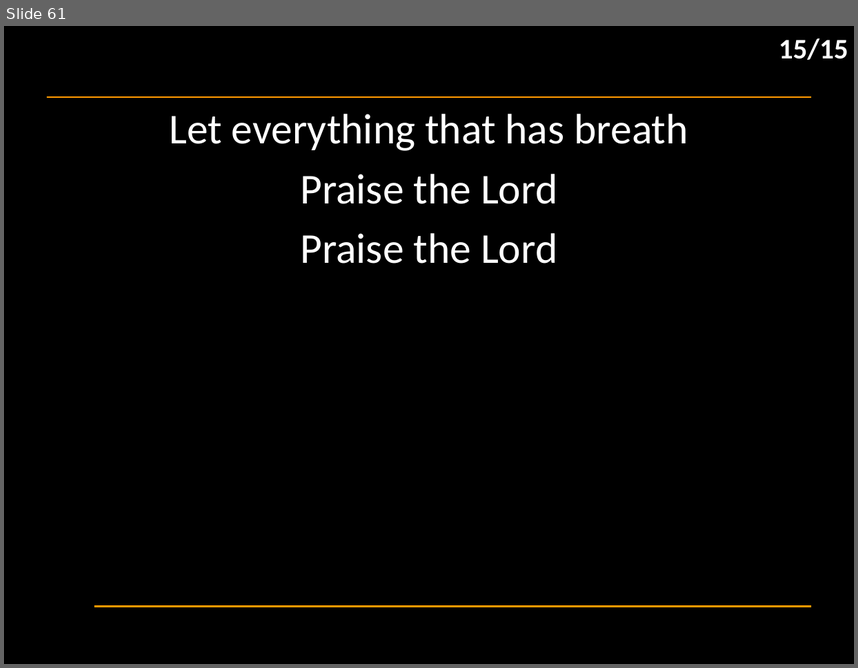
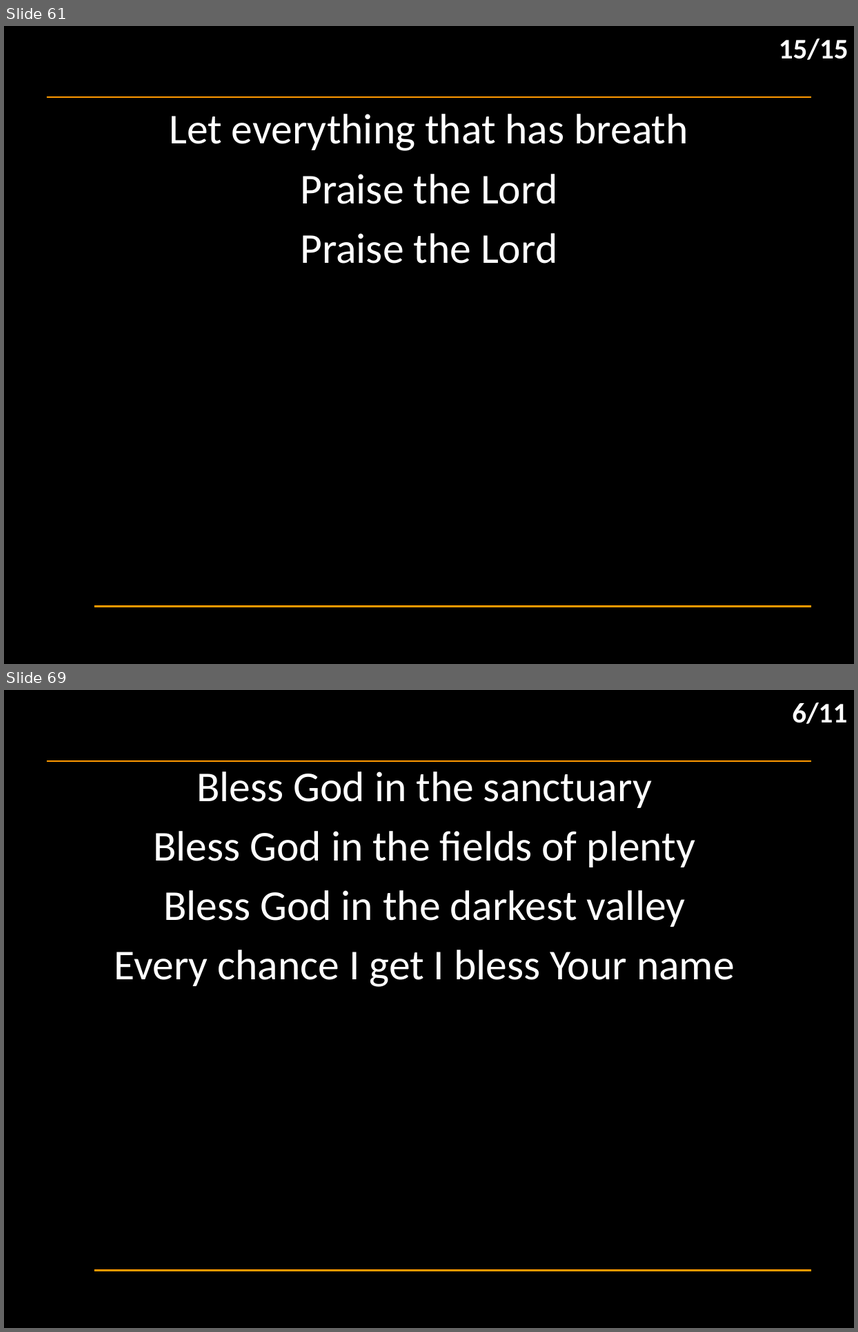
Before and after one commit to hoo-are-ya/worship, a slide deck: docs/songs_2025-12-31.pptx. Shown one above the other, each under a label of ours: slide 61 before the commit, slides 61 and 69 after it; the slides between them are not shown. The pictures are 858x668 and 858x1332 pixels, drawn with LibreOffice and Linux fonts; fonts in the diff are those of the drawing; background and template pictures are left out. Boxes give left, top, right and bottom in pixels: in the first picture for what was removed or moved away, otherwise in the second. Text is boxed around its words. In the diff, an @@ line names an element or a change of style, - is before the commit and + after.

```diff
--- a/docs/songs_2025-12-31.pptx
+++ b/docs/songs_2025-12-31.pptx
@@ slide 69 added at box(4, 690, 854, 1328), background #000000; not listed: 2 template elements that a slide beside it also shows @@
@@ text added at box(792, 702, 847, 724), 24 pt, text #FFFFFF, bold @@
+6/11
@@ subtitle added at box(114, 771, 735, 987), 36 pt, text #FFFFFF @@
+Bless God in the sanctuary
+Bless God in the fields of plenty
+Bless God in the darkest valley
+Every chance I get I bless Your name
```
Also in this commit, not shown: 2 slides changed, 12 other slides added, 1 other file.
